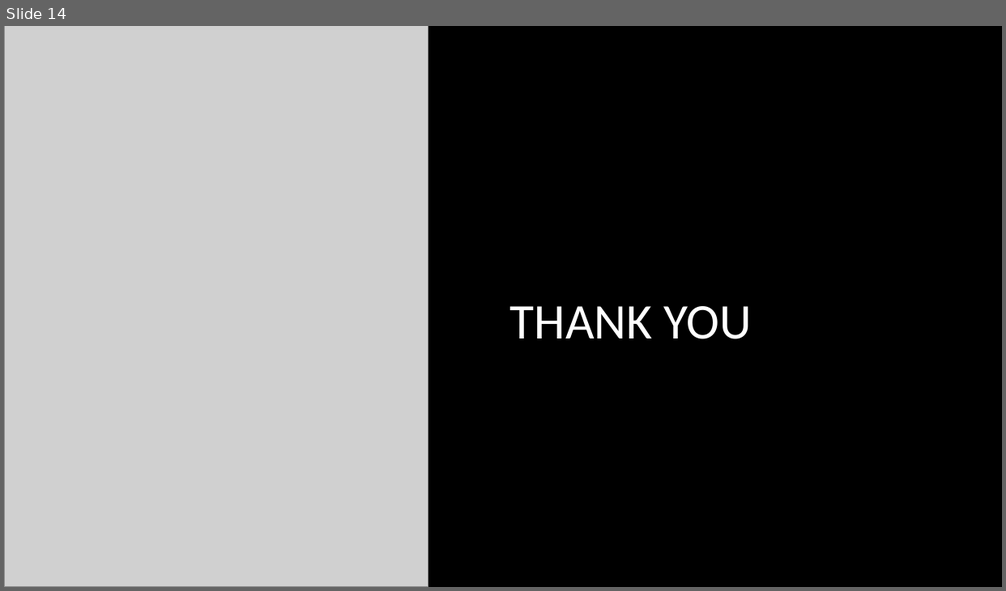
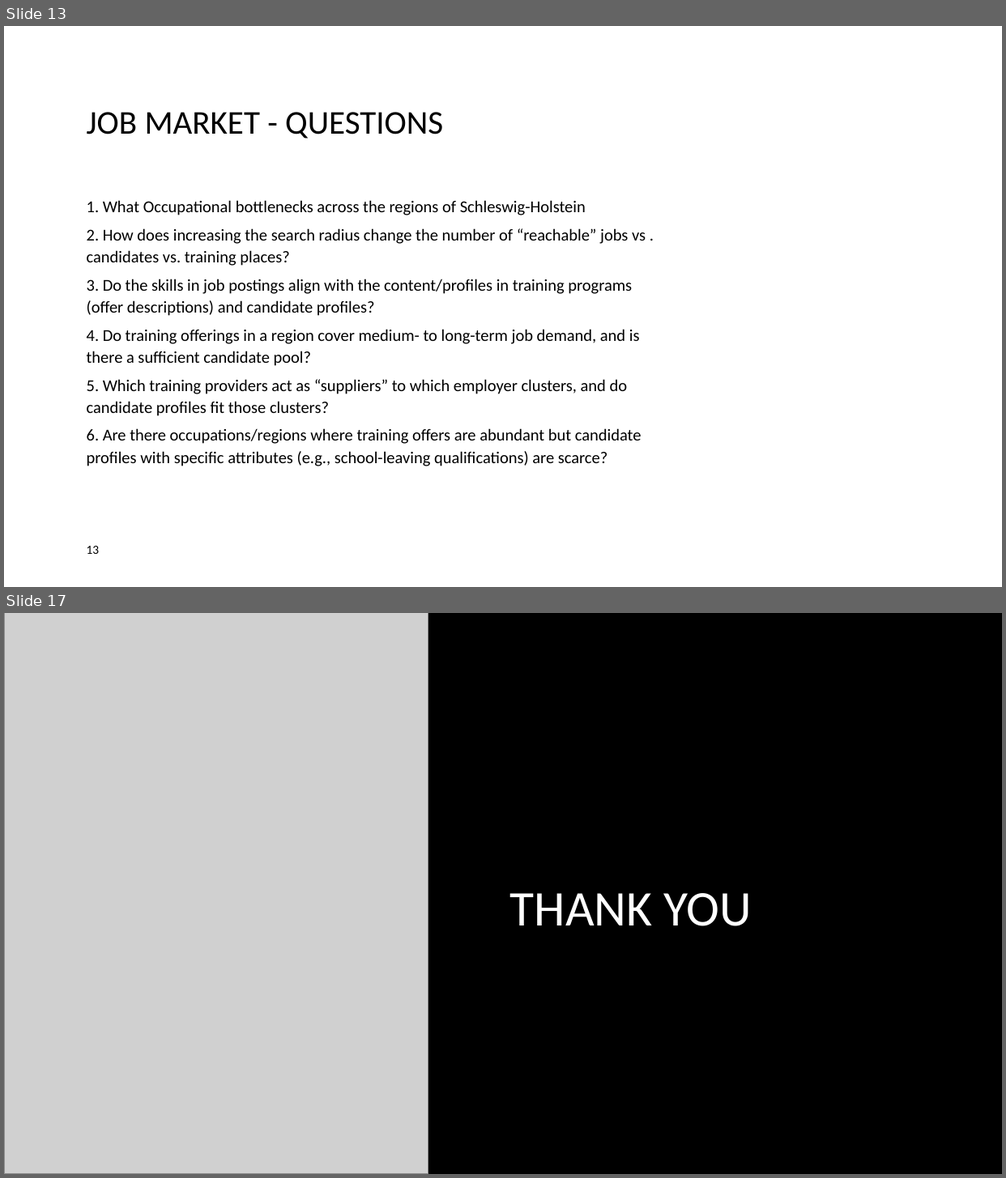
Before and after one commit to lennartklose96/DataScienceProject, a slide deck: Data-Science-Project.pptx. Shown one above the other, each under a label of ours: slide 14 before the commit, slides 13 and 17 after it; the slides between them are not shown. The pictures are 1006x591 and 1006x1178 pixels, drawn with LibreOffice and Linux fonts; fonts in the diff are those of the drawing; grey boxes stand for pictures; background and template pictures are left out. Boxes give left, top, right and bottom in pixels: in the first picture for what was removed or moved away, otherwise in the second. Text is boxed around its words. In the diff, an @@ line names an element or a change of style, - is before the commit and + after.

```diff
--- a/Data-Science-Project.pptx
+++ b/Data-Science-Project.pptx
@@ slide 13 added at [4,26,1002,587], background #FFFFFF @@
@@ title added at [87,112,443,139], 32 pt, text #000000 @@
+JOB MARKET - QUESTIONS
@@ text added at [87,200,646,467], 16 pt, text #000000 @@
+1. What Occupational bottlenecks across the regions of Schleswig-Holstein
+2. How does increasing the search radius change the number of “reachable” jobs vs . candidates vs. training places?
+3. Do the skills in job postings align with the content/profiles in training programs (offer descriptions) and candidate profiles?
+4. Do training offerings in a region cover medium- to long-term job demand, and is there a sufficient candidate pool?
+5. Which training providers act as “suppliers” to which employer clusters, and do candidate profiles fit those clusters?
+6. Are there occupations/regions where training offers are abundant but candidate profiles with specific attributes (e.g., school-leaving qualifications) are scarce?
@@ page number added at [87,546,100,554], 12 pt, text #000000 @@
+13
@@ what was slide 14 is now slide 17 @@
```
Also in this commit, not shown: 7 slides changed, 4 other slides added, 2 slides removed.
